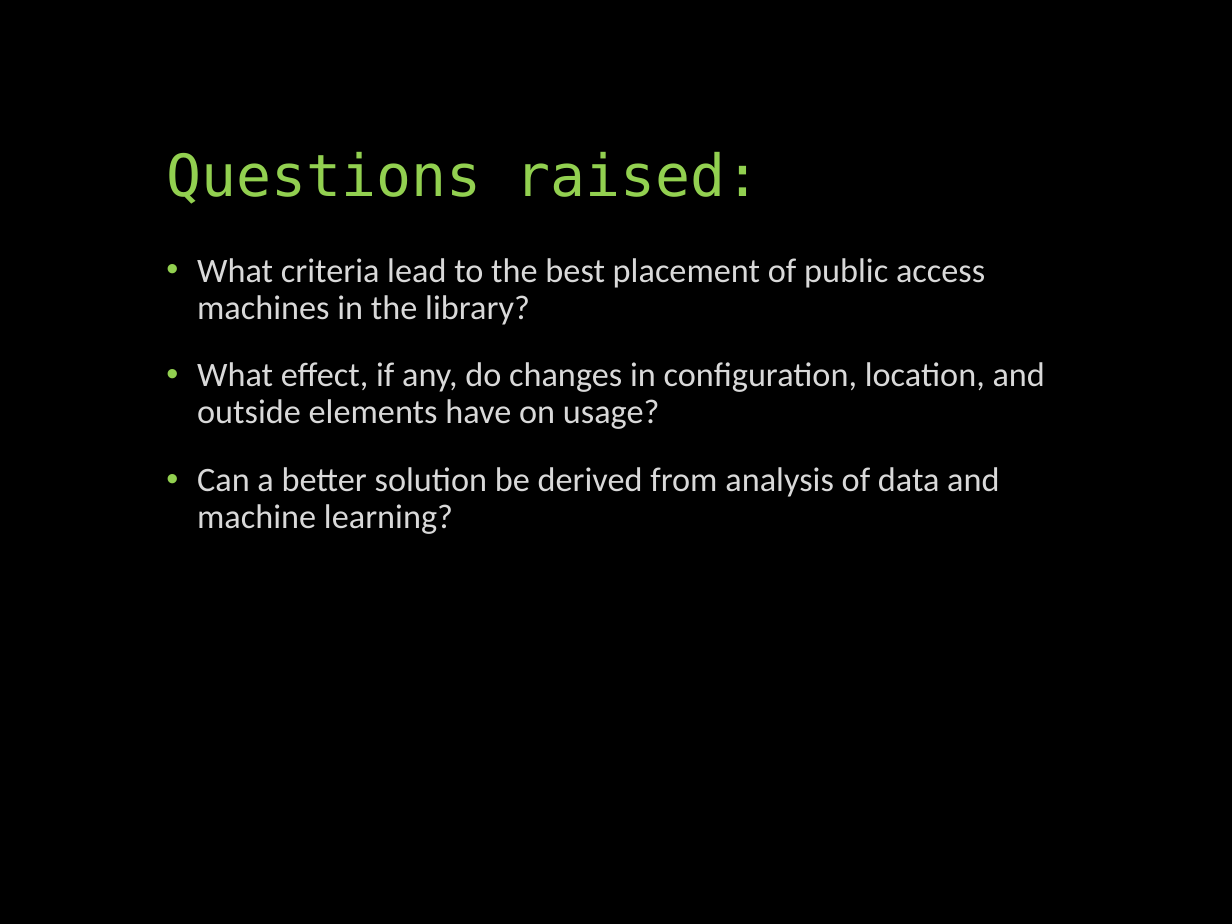
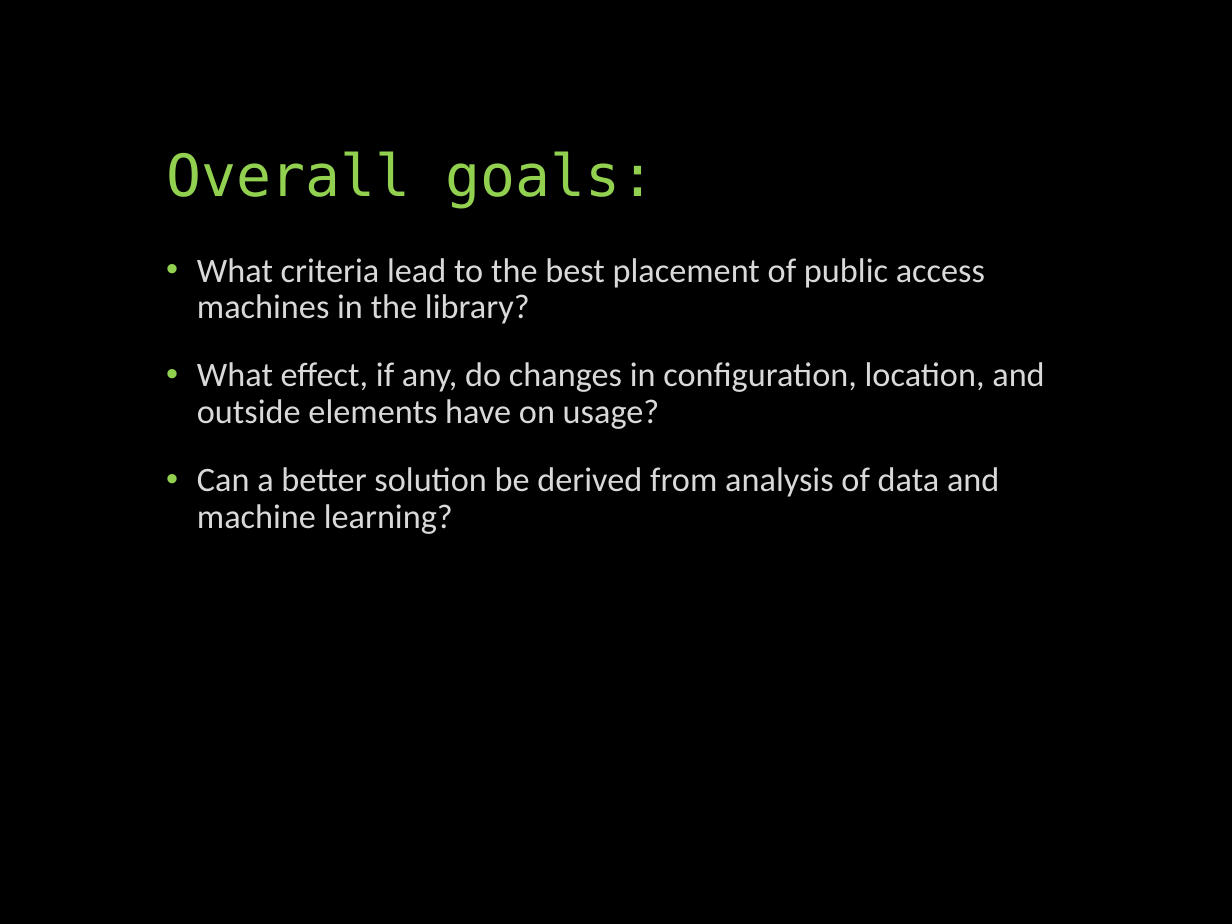
Before and after one commit to UNCG-CSE/Library-Computer-Usage-Analysis, a slide deck: slide 2 of docs/Computers in the Libraries.pptx. Drawn at 1232x924 pixels with LibreOffice and Linux fonts; fonts in the diff are those of the drawing. Boxes give left, top, right and bottom in pixels: in the first picture for what was removed or moved away, otherwise in the second. Text is boxed around its words. In the diff, an @@ line names an element or a change of style, - is before the commit and + after.

```diff
--- a/docs/Computers in the Libraries.pptx
+++ b/docs/Computers in the Libraries.pptx
@@ text at (166,151,656,209): text changed @@
-Questions raised:
+Overall goals:
```
Also in this commit, not shown: 1 other slide changed, 9 slides added, 7 slides removed, 1 other file.
